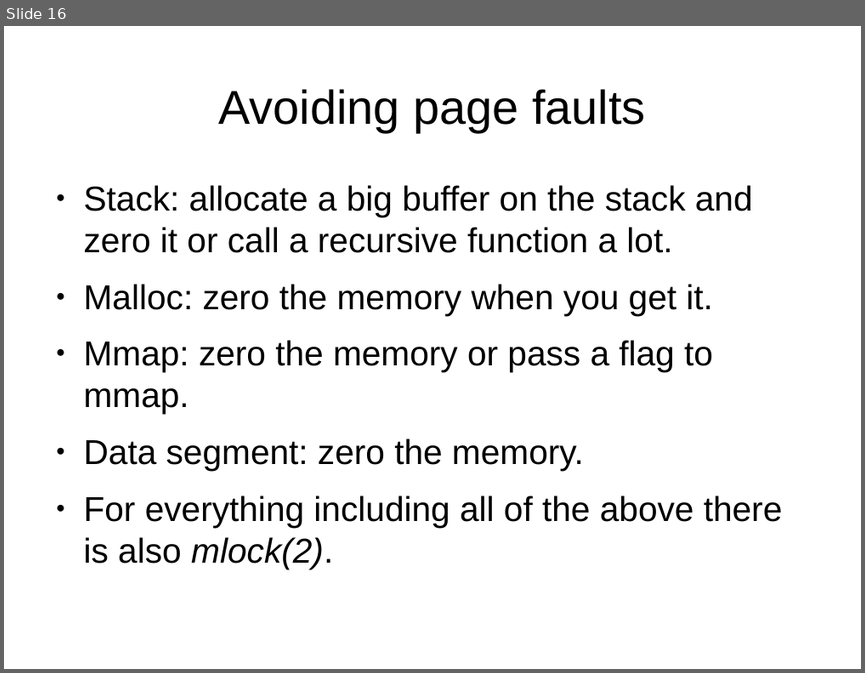
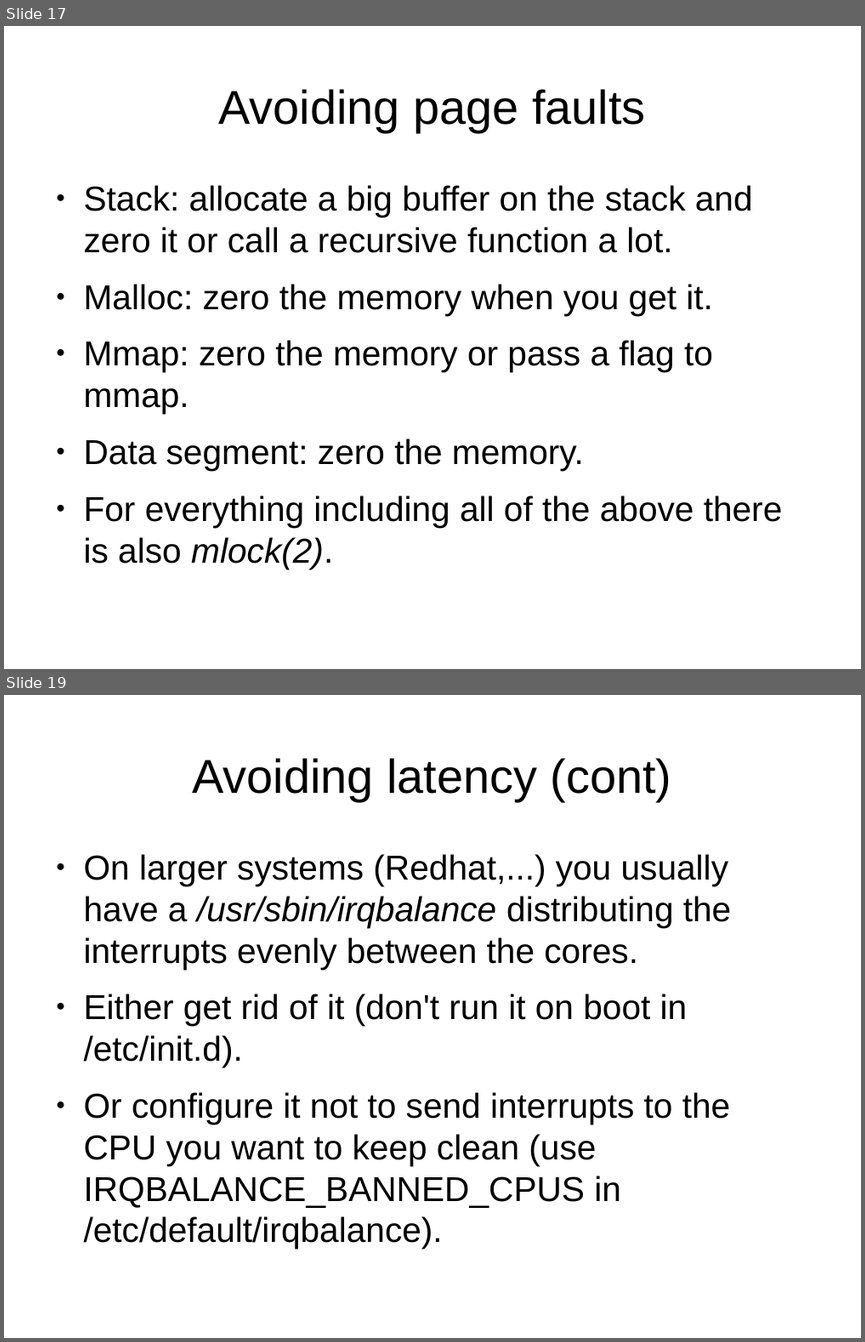
Before and after one commit to veltzer/demos-linux, a slide deck: doc/odp/realtime.odp. Shown one above the other, each under a label of ours: slide 16 before the commit, slides 17 and 19 after it; the slides between them are not shown. The pictures are 865x673 and 865x1342 pixels, drawn with LibreOffice and Linux fonts; fonts in the diff are those of the drawing. Boxes give left, top, right and bottom in pixels: in the first picture for what was removed or moved away, otherwise in the second. Text is boxed around its words. In the diff, an @@ line names an element or a change of style, - is before the commit and + after.

```diff
--- a/doc/odp/realtime.odp
+++ b/doc/odp/realtime.odp
@@ slide 19 added at bbox=[4, 695, 861, 1338], background #FFFFFF @@
@@ title added at bbox=[193, 758, 672, 801], 44 pt, text #000000 @@
+Avoiding latency (cont)
@@ text added at bbox=[84, 854, 731, 1207], 32 pt, text #000000 @@
+● On larger systems (Redhat,...) you usually have a /usr/sbin/irqbalance distributing the interrupts evenly between the cores.
+● Either get rid of it (don't run it on boot in /etc/init.d).
+● Or configure it not to send interrupts to the CPU you want to keep clean (use IRQBALANCE_BANNED_CPUS in /etc/default/irqbalance).
@@ what was slide 16 is now slide 17 @@
```
Also in this commit, not shown: 7 slides changed, 3 other slides added, 1 other file.
